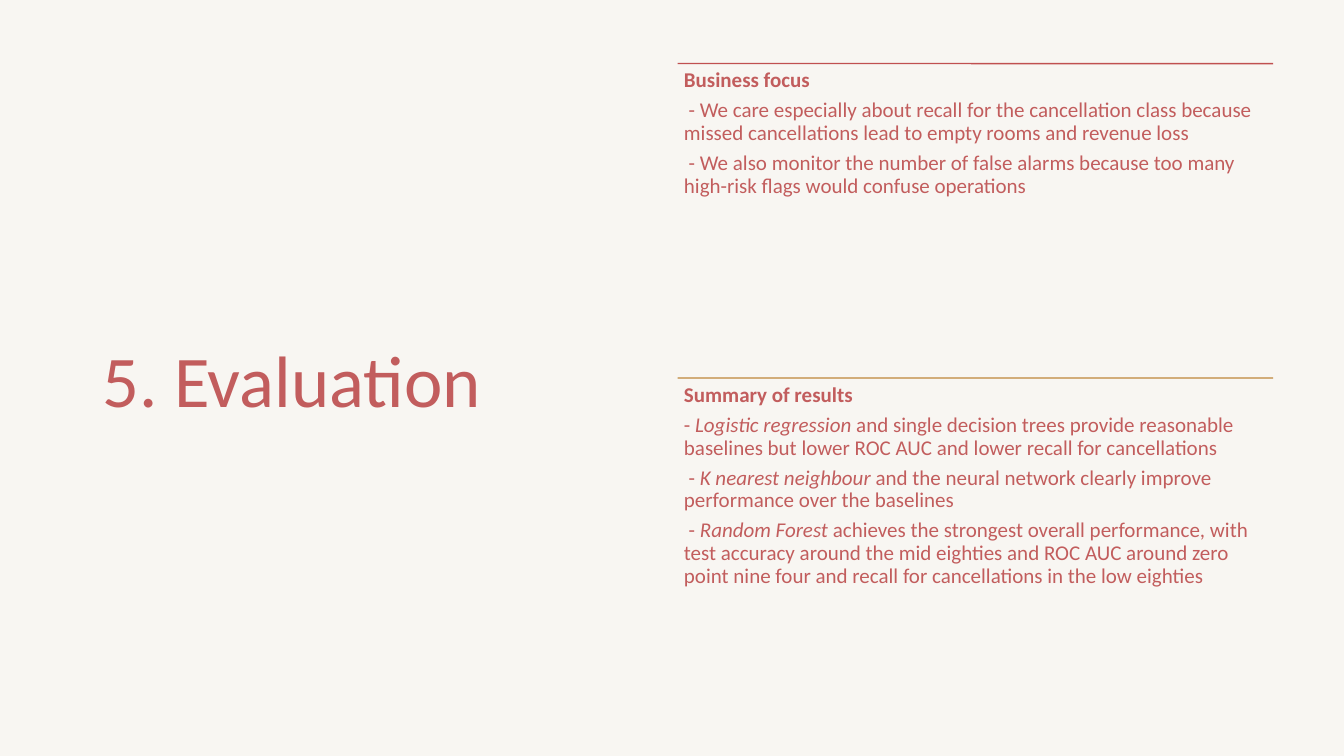
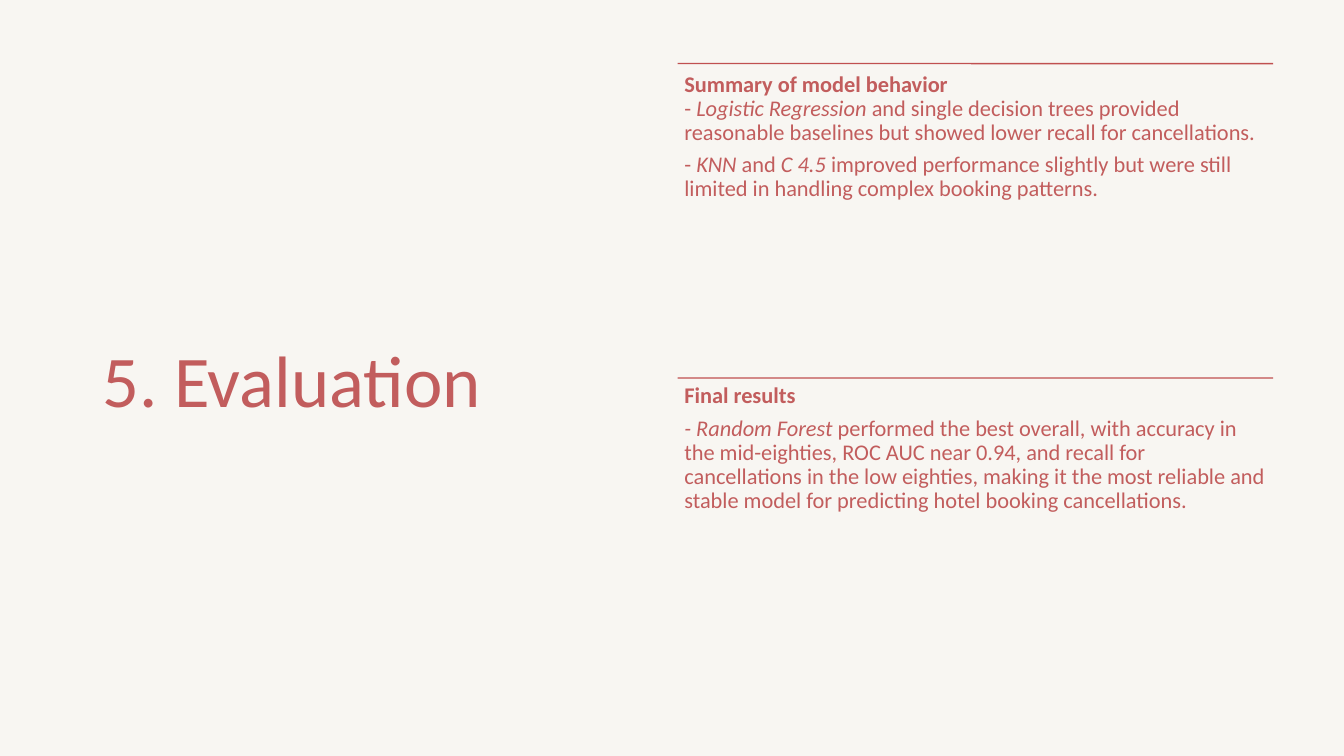
Before and after one commit to akvanaparthy/DAML-Project-Group-3, a slide deck: slide 15 of DAML Group 3 Final.pptx (slide 12 before the commit). Drawn at 1344x756 pixels with LibreOffice and Linux fonts; fonts in the diff are those of the drawing. Boxes give left, top, right and bottom in pixels: in the first picture for what was removed or moved away, otherwise in the second. Text is boxed around its words. In the diff, an @@ line names an element or a change of style, - is before the commit and + after.

```diff
--- a/DAML Group 3 Final.pptx
+++ b/DAML Group 3 Final.pptx
@@ text at (684,76,1255,200): text changed; size 15 to 16 pt @@
-Business focus
-- We care especially about recall for the cancellation class because missed cancellations lead to empty rooms and revenue loss
-- We also monitor the number of false alarms because too many high-risk flags would confuse operations
+Summary of model behavior
+- Logistic Regression and single decision trees provided reasonable baselines but showed lower recall for cancellations.
+- KNN and C 4.5 improved performance slightly but were still limited in handling complex booking patterns.
@@ line (678, 378) - (1273, 378): stroke #BF873A 1 pt to #C05050 1 pt @@
@@ text at (684,387,1264,512): text changed; size 15 to 16 pt @@
-Summary of results
-- Logistic regression and single decision trees provide reasonable baselines but lower ROC AUC and lower recall for cancellations
-- K nearest neighbour and the neural network clearly improve performance over the baselines
-- Random Forest achieves the strongest overall performance, with test accuracy around the mid eighties and ROC AUC around zero point nine four and recall for cancellations in the low eighties
+Final results
+- Random Forest performed the best overall, with accuracy in the mid-eighties, ROC AUC near 0.94, and recall for cancellations in the low eighties, making it the most reliable and stable model for predicting hotel booking cancellations.
```
Also in this commit, not shown: 8 other slides changed, 12 slides added, 2 slides removed, 4 other files.
